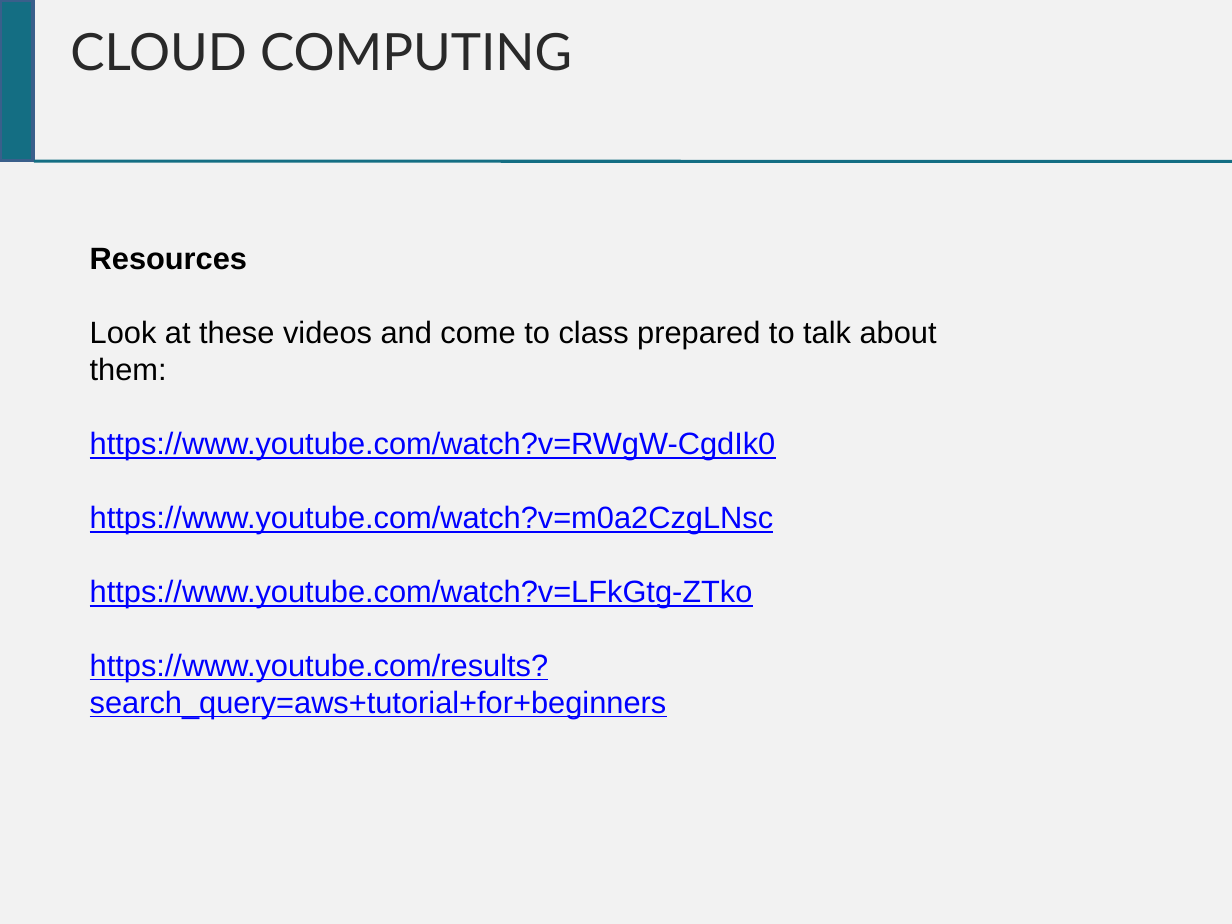
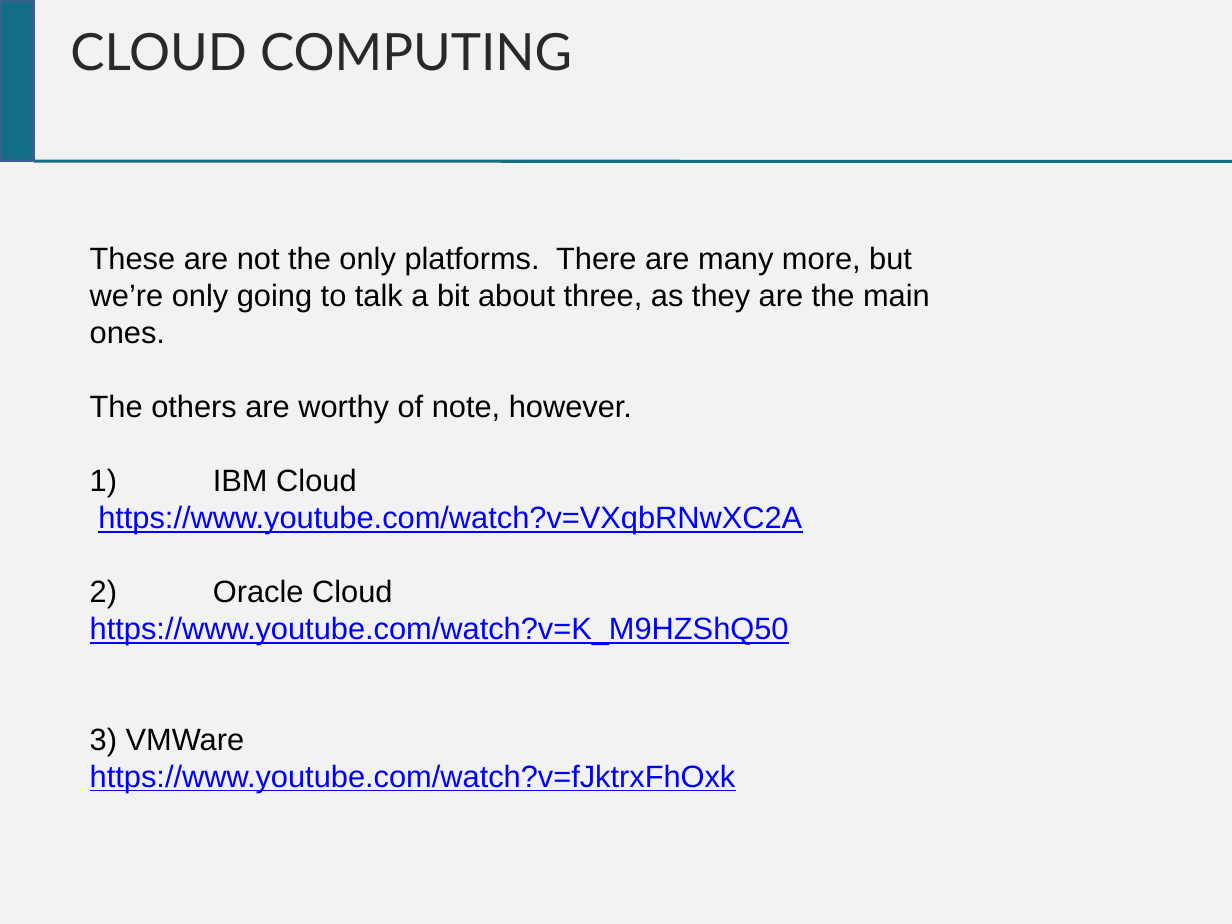
Before and after one commit to chrisgauthier742018/devopscourse, a slide deck: slide 17 of Dev Ops Course.pptx. Drawn at 1232x924 pixels with LibreOffice and Linux fonts; fonts in the diff are those of the drawing. Boxes give left, top, right and bottom in pixels: in the first picture for what was removed or moved away, otherwise in the second. Text is boxed around its words. In the diff, an @@ line names an element or a change of style, - is before the commit and + after.

Commit message:
More work on Cloud Computing Section

```diff
--- a/Dev Ops Course.pptx
+++ b/Dev Ops Course.pptx
@@ text at [90, 246, 930, 792]: text changed; text colour #0000FF to #000000 @@
-Resources
-Look at these videos and come to class prepared to talk about them:
-https://www.youtube.com/watch?v=RWgW-CgdIk0
-https://www.youtube.com/watch?v=m0a2CzgLNsc
-https://www.youtube.com/watch?v=LFkGtg-ZTko
-https://www.youtube.com/results?search_query=aws+tutorial+for+beginners
+These are not the only platforms. There are many more, but we’re only going to talk a bit about three, as they are the main ones.
+The others are worthy of note, however.
+1) IBM Cloud
+https://www.youtube.com/watch?v=VXqbRNwXC2A
+2) Oracle Cloud
+https://www.youtube.com/watch?v=K_M9HZShQ50
+3) VMWare
+https://www.youtube.com/watch?v=fJktrxFhOxk
```
Also in this commit, not shown: 3 other slides changed, 24 slides added.
